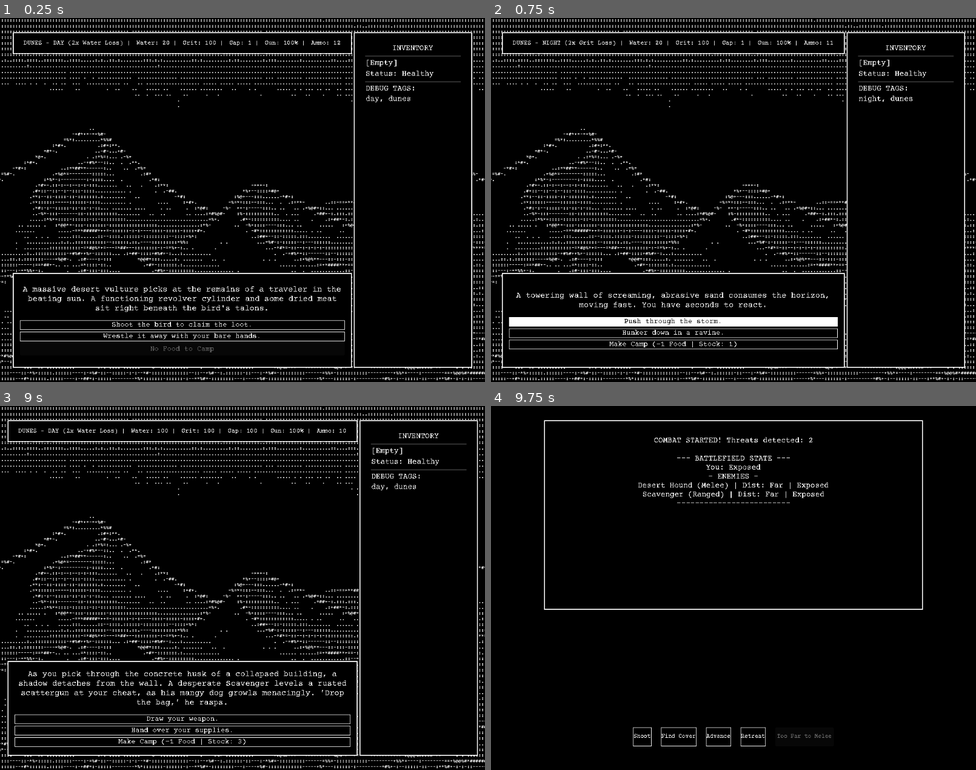
Above: before the commit, frames 1-4 (two rows, left to right).
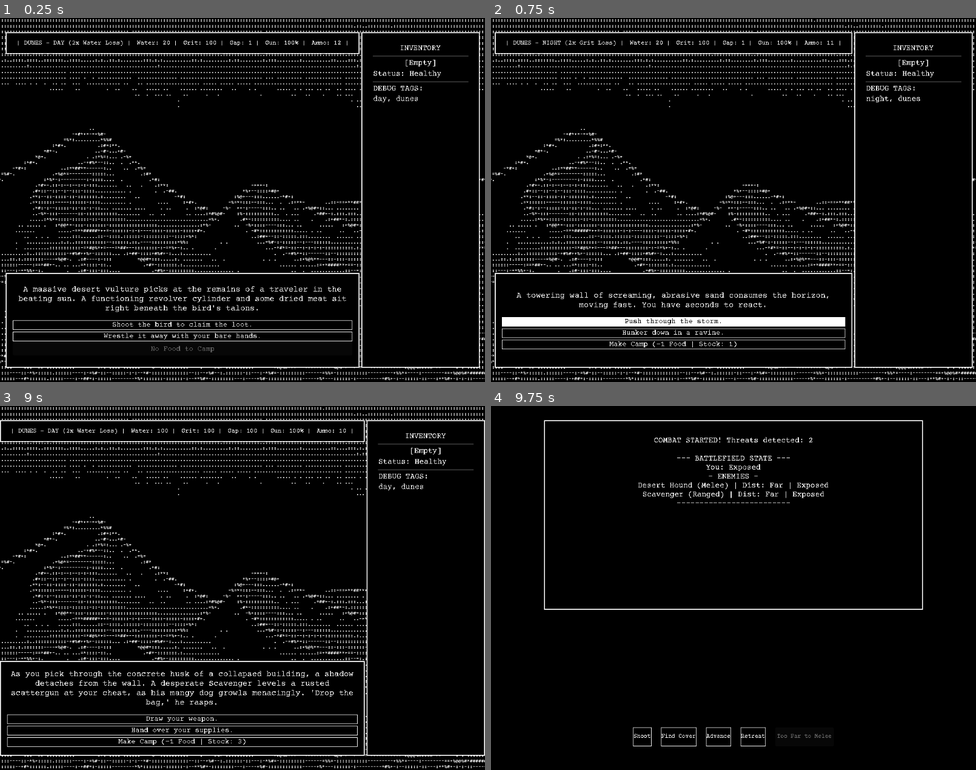
Above: after the commit, the same moments.

Repository: JoelSpicer/Across-The-Desert
Game: Godot game, scene res://Scene/MainGame.tscn
The game is run twice, just before and just after one commit, with the same random seed, the same clock (stepped at 60 frames per second) and the same inputs.
Inputs:
- Up to frame 1 (0.25 s): no input
- Up to frame 2 (0.75 s): click "Shoot the bird to claim the l…" at 0.5 s
- Up to frame 3 (9 s): click "Push through the storm." at 1.25 s; click "Shoot" at 2 s; click "Find Cover" at 2.75 s; click "Advance" at 3.5 s; click "Retreat" at 4.25 s; click "Pistol Whip" at 5 s; click "Shoot" at 5.75 s; click "Find Cover" at 6.5 s; click "Advance" at 7.25 s; click "Retreat" at 8 s; click "The Wheel Turns (Restart)" at 8.75 s
- Up to frame 4 (9.75 s): click "Draw your weapon." at 9.5 s

The runs differ from the first frame. In frame 1, 3.7% of the frame differs, in the area x 1-99%, y 3-97%; in frame 2, 3.1%; in frame 3, 4.1%, in the area x 0-100%, y 3-97%; in frame 4, nothing differs.

Commit message:
consumables

Diff:
--- a/Scene/MainGame.tscn
+++ b/Scene/MainGame.tscn
@@ -227,10 +227,10 @@
 [node name="HSeparator" type="HSeparator" parent="MarginContainer/HBoxContainer/InventoryPanel/MarginContainer/VBoxContainer" unique_id=1156931717]
 layout_mode = 2
 
-[node name="InventoryList" type="Label" parent="MarginContainer/HBoxContainer/InventoryPanel/MarginContainer/VBoxContainer" unique_id=179871055]
-unique_name_in_owner = true
-layout_mode = 2
-autowrap_mode = 2
+[node name="InventoryList" type="VBoxContainer" parent="MarginContainer/HBoxContainer/InventoryPanel/MarginContainer/VBoxContainer" unique_id=425053269]
+unique_name_in_owner = true
+layout_mode = 2
+theme_override_constants/separation = 10
 
 [node name="AfflictionsLabel" type="Label" parent="MarginContainer/HBoxContainer/InventoryPanel/MarginContainer/VBoxContainer" unique_id=1895301329]
 unique_name_in_owner = true
--- a/Scripts/CampPhase.gd
+++ b/Scripts/CampPhase.gd
@@ -6,36 +6,40 @@
 
 # ------------------------------------------------------------------------
 # SCAVENGING LOOT TABLES
-# Each biome has an array of possible drops.
-# 'weight' determines how likely it is to roll (higher = more common).
-# 'type' tells the script which GameState variable to modify.
+# Expanded to include all utility, medical, and combat consumables!
 # ------------------------------------------------------------------------
 var biome_loot_tables = {
 	"ruins": [
-		{"type": "ammo", "amount": 2, "weight": 40, "name": "a handful of bullets"},
-		{"type": "item", "amount": 1, "weight": 20, "name": "a sterile Bandage", "item_id": "Bandage"},
-		{"type": "item", "amount": 1, "weight": 10, "name": "a tin of Gun Oil", "item_id": "Oil"},
-		{"type": "nothing", "amount": 0, "weight": 30, "name": "nothing but rust and dust"}
+		{"type": "ammo", "amount": 2, "weight": 35, "name": "a handful of bullets"},
+		{"type": "item", "amount": 1, "weight": 15, "name": "a sterile Bandage", "item_id": "Bandage"},
+		{"type": "item", "amount": 1, "weight": 15, "name": "a tin of Gun Oil", "item_id": "Oil"},
+		{"type": "item", "amount": 1, "weight": 10, "name": "a Stamina Ampoule", "item_id": "Stamina"},
+		{"type": "nothing", "amount": 0, "weight": 25, "name": "nothing but rust and dust"}
 	],
 	"scrubland": [
-		{"type": "water", "amount": 15, "weight": 50, "name": "some muddy but drinkable water"},
-		{"type": "food", "amount": 1, "weight": 30, "name": "some edible root vegetables"},
+		{"type": "water", "amount": 15, "weight": 40, "name": "some muddy but drinkable water"},
+		{"type": "food", "amount": 1, "weight": 20, "name": "some edible root vegetables"},
+		{"type": "item", "amount": 1, "weight": 15, "name": "a sealed Canteen Ration", "item_id": "Canteen"},
 		{"type": "item", "amount": 1, "weight": 10, "name": "some medicinal leaves", "item_id": "Bandage"},
+		{"type": "item", "amount": 1, "weight": 5, "name": "a pungent bottle of Smelling Salts", "item_id": "Salts"},
 		{"type": "nothing", "amount": 0, "weight": 10, "name": "only dried twigs"}
 	],
 	"canyons": [
 		{"type": "water", "amount": 10, "weight": 30, "name": "rainwater pooled in the rocks"},
 		{"type": "ammo", "amount": 1, "weight": 20, "name": "a dropped shell casing"},
-		{"type": "item", "amount": 1, "weight": 20, "name": "an old scavenger's Map", "item_id": "Map"},
-		{"type": "nothing", "amount": 0, "weight": 30, "name": "nothing but shadows"}
+		{"type": "item", "amount": 1, "weight": 15, "name": "an old scavenger's Map", "item_id": "Map"},
+		{"type": "item", "amount": 1, "weight": 10, "name": "a questionable bottle of Snake Oil", "item_id": "SnakeOil"},
+		{"type": "nothing", "amount": 0, "weight": 25, "name": "nothing but shadows"}
 	],
 	"flats": [
-		{"type": "nothing", "amount": 0, "weight": 70, "name": "absolutely nothing in the salt"},
-		{"type": "ammo", "amount": 1, "weight": 30, "name": "a bullet buried in the crust"}
+		{"type": "nothing", "amount": 0, "weight": 60, "name": "absolutely nothing in the salt"},
+		{"type": "ammo", "amount": 1, "weight": 20, "name": "a bullet buried in the crust"},
+		{"type": "item", "amount": 1, "weight": 20, "name": "a salvaged tub of Creatine Powder", "item_id": "Creatine"}
 	],
 	"dunes": [
-		{"type": "nothing", "amount": 0, "weight": 60, "name": "only endless, shifting sand"},
-		{"type": "item", "amount": 1, "weight": 25, "name": "a half-buried Scrap piece", "item_id": "Scrap"},
+		{"type": "nothing", "amount": 0, "weight": 50, "name": "only endless, shifting sand"},
+		{"type": "item", "amount": 1, "weight": 20, "name": "a half-buried Scrap piece", "item_id": "Scrap"},
+		{"type": "item", "amount": 1, "weight": 15, "name": "a salvaged tub of Creatine Powder", "item_id": "Creatine"},
 		{"type": "water", "amount": 5, "weight": 15, "name": "condensation from a deep dig"}
 	]
 }
@@ -49,7 +53,6 @@
 @onready var btn_break_camp = %BtnBreakCamp
 
 func _ready():
-	# Connect the buttons
 	btn_sleep.pressed.connect(_on_sleep_pressed)
 	btn_maintain.pressed.connect(_on_maintain_pressed)
 	btn_forage.pressed.connect(_on_forage_pressed)
@@ -64,8 +67,7 @@
 	if current_hours >= 4:
 		current_hours -= 4
 		hours_spent += 4
-		GameState.modify_grit(40) # Sleeping heals 40 Grit
-		# Wipe all positive and negative conditions when sleeping
+		GameState.modify_grit(40)
 		GameState.clear_all_afflictions()
 		label_log.text = "You sleep fitfully. (+40 Grit)"
 		update_ui()
@@ -76,51 +78,40 @@
 	if current_hours >= 2:
 		current_hours -= 2
 		hours_spent += 2
-		GameState.modify_gun_condition(30) # Cleaning restores 30%
+		GameState.modify_gun_condition(30)
 		label_log.text = "You clean sand from the cylinder. (+30% Gun)"
 		update_ui()
 	else:
 		label_log.text = "Not enough time to maintain your gun."
 
-# ------------------------------------------------------------------------
-# SCAVENGE / FORAGE LOGIC
-# Allows the player to search the immediate area, drawing from biome-specific tables.
-# ------------------------------------------------------------------------
 func _on_forage_pressed():
 	if current_hours >= 2:
 		current_hours -= 2
 		hours_spent += 2
 
-		# Scavenging takes energy, costing the player some Grit.
-		# Note: You are also already losing Gap distance when you break camp based on hours_spent.
 		GameState.modify_grit(-1)
 
 		var current_biome = GameState.current_biome.to_lower()
 
-		# Fallback just in case the biome string isn't perfectly matched
 		if not biome_loot_tables.has(current_biome):
 			current_biome = "flats"
 
 		var possible_loot = biome_loot_tables[current_biome]
 		var total_weight = 0
 
-		# 1. Calculate the total weight of the biome's loot pool
 		for drop in possible_loot:
 			total_weight += drop["weight"]
 
-		# 2. Roll a random number within that total weight
 		var roll = randi() % total_weight
 		var current_weight = 0
 		var won_drop = null
 
-		# 3. Determine which item the roll landed on
 		for drop in possible_loot:
 			current_weight += drop["weight"]
 			if roll < current_weight:
 				won_drop = drop
 				break
 
-		# 4. Grant the reward based on the 'type' defined in the dictionary
 		if won_drop != null:
 			match won_drop["type"]:
 				"water":
@@ -132,21 +123,15 @@
 				"item":
 					GameState.add_item(won_drop["item_id"])
 				"nothing":
-					pass # No stats to modify
+					pass
 
-			# Update the camp feedback label to tell the player what they found
 			label_log.text = "You spend 2 hours scouring the area and find " + won_drop["name"] + "."
 
-		# Update the UI to reflect the newly lost hours
 		update_ui()
 	else:
 		label_log.text = "Not enough time to forage."
 
 func _on_break_camp_pressed():
-	# Calculate the Gap penalty. For example, 5 units of distance per hour spent.
 	var distance_lost = hours_spent * 2
 	GameState.modify_gap(distance_lost)
-
-	# The player rested, so the Exhaustion/Camp cycle resets.
-	# Delete this Camp UI scene to reveal the Main Game again.
 	queue_free()
--- a/Scripts/GameState.gd
+++ b/Scripts/GameState.gd
@@ -251,3 +251,59 @@
 		keywords.append(item.to_lower())
 
 	return keywords
+
+# ------------------------------------------------------------------------
+# CONSUMABLE DATABASE
+# A scalable dictionary mapping item IDs to their display names.
+# To add new items to the game, just define them here and add a case below.
+# ------------------------------------------------------------------------
+const ITEM_DATABASE = {
+	"Bandage": "Sterile Bandage",
+	"Oil": "Tin of Gun Oil",
+	"Canteen": "Canteen Ration",
+	"Scrap": "Scrap Metal",
+	"Map": "Scavenger's Map",
+	"Stamina": "Stamina Ampoule",
+	"Creatine": "Creatine Powder",
+	"SnakeOil": "Snake Oil",
+	"Salts": "Smelling Salts"
+}
+
+# ------------------------------------------------------------------------
+# INVENTORY CONSUMPTION LOGIC
+# Triggered dynamically by the buttons generated in the Main Game HUD
+# ------------------------------------------------------------------------
+func consume_item(item_id: String):
+	# 1. Verify the item actually exists in the player's inventory
+	if not inventory.has(item_id):
+		return
+
+	# 2. Remove the item from the array (this only removes the first instance found)
+	inventory.erase(item_id)
+
+	# 3. Apply the specific mechanical effect based on the item's ID
+	match item_id:
+		"Bandage":
+			# Bandages cure physical ailments and provide a slight comfort bonus
+			current_afflictions.erase("bleeding")
+			current_afflictions.erase("injured")
+			modify_grit(10)
+		"Oil":
+			# Instantly repairs weapon condition on the road
+			modify_gun_condition(30)
+			current_afflictions.erase("dirty")
+		"Water":
+			# Emergency hydration burst
+			modify_water(20)
+		"Scrap":
+			# Risky improvised repair on the road
+			modify_gun_condition(15)
+			# 50% chance to make the gun dirty due to poor materials
+			if randi() % 100 < 50 and not current_afflictions.has("dirty"):
+				current_afflictions.append("dirty")
+		"Map":
+			# Gives you a tactical shortcut, reducing the distance to the target
+			modify_gap(-10)
+
+	# 4. Trigger the global UI refresh so the button disappears and stats update
+	stats_changed.emit()
--- a/Scripts/Maingame.gd
+++ b/Scripts/Maingame.gd
@@ -90,28 +90,62 @@
 # ------------------------------------------------------------------------
 func update_hud():
 	# 1. TIME & LOCATION DISPLAY
-	# Determine if it is Day or Night to show current survival penalties
 	var time_string = "DAY (2x Water Loss)"
 	if not GameState.is_day:
 		time_string = "NIGHT (2x Grit Loss)"
 
-	# Combine Biome and Time for a clean location header
-	label_time.text = " " + GameState.current_biome.to_upper() + " - " + time_string + " | "
+	label_time.text = " | " + GameState.current_biome.to_upper() + " - " + time_string + " | "
 
 	# 2. CORE STAT LABELS
-	# Update numerical HUD values directly from the GameState singleton
 	label_water.text = "Water: " + str(GameState.water) + " | "
 	label_grit.text = "Grit: " + str(GameState.current_grit) + " | "
 	label_gap.text = "Gap: " + str(GameState.gap_distance) + " | "
 	label_gun.text = "Gun: " + str(GameState.gun_condition) + "%" + " | "
-	label_ammo.text = "Ammo: " + str(GameState.ammo) + " "
-
-	# 3. INVENTORY & CAMP DISPLAY
+	label_ammo.text = "Ammo: " + str(GameState.ammo) + " | "
+
+	# --------------------------------------------------------------------
+	# 3. DYNAMIC INVENTORY BUTTON GENERATION
+	# --------------------------------------------------------------------
+	# Clear out any existing labels or buttons from the previous UI state
+	for child in label_inventory_list.get_children():
+		child.queue_free()
+
 	if GameState.inventory.is_empty():
-		label_inventory_list.text = "[Empty]"
-	else:
-		# "\n" places a line break between each item in the array for clean sidebar listing
-		label_inventory_list.text = "\n".join(GameState.inventory)
+		# If empty, just spawn a standard label to indicate nothing is there
+		var empty_label = Label.new()
+		empty_label.text = "[Empty]"
+		empty_label.horizontal_alignment = HORIZONTAL_ALIGNMENT_CENTER
+		label_inventory_list.add_child(empty_label)
+	else:
+		# If we have items, iterate through the array and build a button for each
+		for item_id in GameState.inventory:
+			var btn = Button.new()
+
+			# Fetch the friendly display name (e.g., translates "Oil" to "Tin of Gun Oil")
+			var display_name = item_id
+			if GameState.ITEM_DATABASE.has(item_id):
+				display_name = GameState.ITEM_DATABASE[item_id]
+
+			btn.text = "Use " + display_name
+
+			# Programmatically copy the 1-bit retro styling from your choice buttons
+			btn.add_theme_stylebox_override("normal", btn_choice_1.get_theme_stylebox("normal"))
+			btn.add_theme_stylebox_override("hover", btn_choice_1.get_theme_stylebox("hover"))
+			btn.add_theme_stylebox_override("pressed", btn_choice_1.get_theme_stylebox("pressed"))
+			btn.add_theme_stylebox_override("focus", btn_choice_1.get_theme_stylebox("focus"))
+
+			# Programmatically copy the hover/invert text colors
+			btn.add_theme_color_override("font_color", Color.WHITE)
+			btn.add_theme_color_override("font_hover_color", Color.BLACK)
+			btn.add_theme_color_override("font_pressed_color", Color.BLACK)
+			btn.add_theme_color_override("font_focus_color", Color.BLACK)
+			btn.add_theme_font_size_override("font_size", 12)
+
+			# Bind the button press directly to the global item consumption logic!
+			btn.pressed.connect(GameState.consume_item.bind(item_id))
+
+			# Attach the fully built button to the UI tree
+			label_inventory_list.add_child(btn)
 
 	# Enable or disable the Camp button based on available food supplies
 	if GameState.food > 0:
@@ -126,34 +160,27 @@
 	if current_tags.is_empty():
 		label_debug_keywords.text = "DEBUG TAGS:\n[None]"
 	else:
-		# Join active tags with commas for readable debugging output
 		label_debug_keywords.text = "DEBUG TAGS:\n" + ", ".join(current_tags)
 
-	# Update the Afflictions status container
 	if GameState.current_afflictions.is_empty():
 		label_afflictions.text = "Status: Healthy"
 	else:
 		label_afflictions.text = "AFFLICTIONS:\n" + "\n".join(GameState.current_afflictions).capitalize()
 
 	# 5. NARRATIVE CHOICE BUTTONS & ITEM LOCKS
-	# Update button text and check for required inventory items
 	if event_manager.current_event != null:
 		var current_event = event_manager.current_event
 
-		# --- Choice 1 Setup ---
 		btn_choice_1.text = current_event.choice_1_text
-		# If a required item is specified and missing from inventory, lock the button
 		if current_event.choice_1_required_item != "" and not GameState.inventory.has(current_event.choice_1_required_item):
 			btn_choice_1.disabled = true
 			btn_choice_1.text += "\n(Requires: " + current_event.choice_1_required_item + ")"
 		else:
 			btn_choice_1.disabled = false
 
-		# --- Choice 2 Setup ---
 		if current_event.choice_2_text != "":
 			btn_choice_2.show()
 			btn_choice_2.text = current_event.choice_2_text
-			# If a required item is specified and missing from inventory, lock the button
 			if current_event.choice_2_required_item != "" and not GameState.inventory.has(current_event.choice_2_required_item):
 				btn_choice_2.disabled = true
 				btn_choice_2.text += "\n(Requires: " + current_event.choice_2_required_item + ")"
@@ -163,7 +190,6 @@
 			btn_choice_2.hide()
 
 	# 6. ANIMATE STAT CHANGES
-	# Trigger flash/tween animations when current values diverge from previous snapshots
 	if GameState.water != prev_water:
 		animate_label(label_water, GameState.water > prev_water)
 		prev_water = GameState.water
